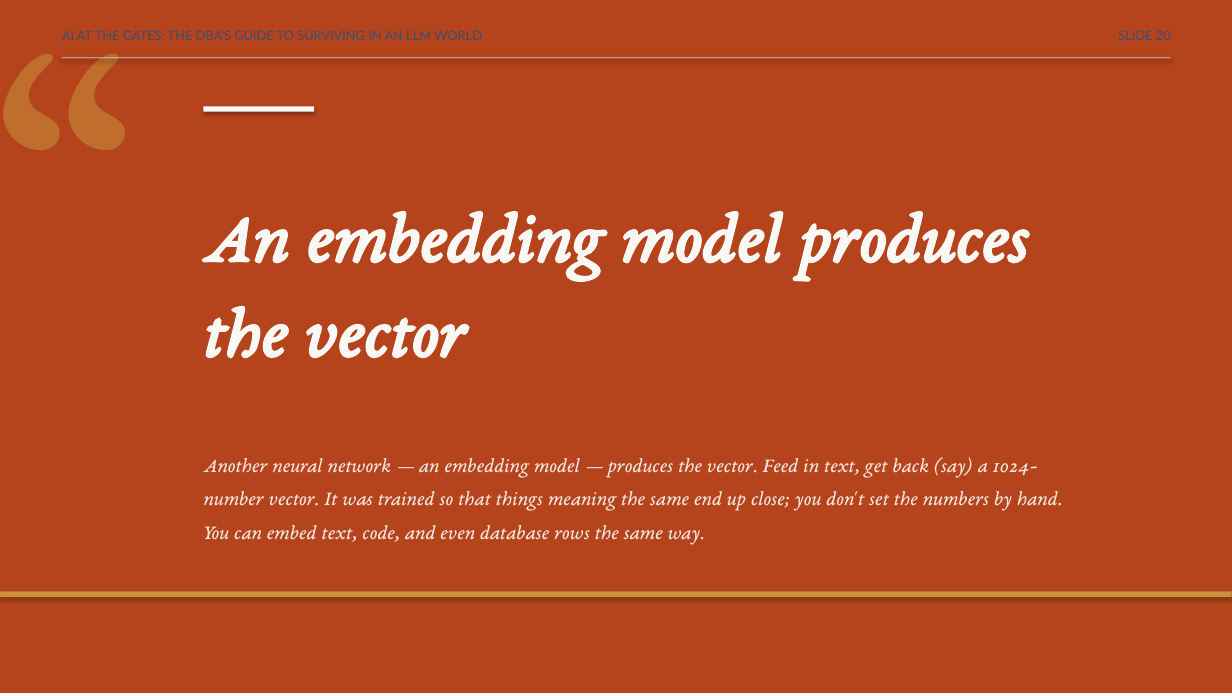
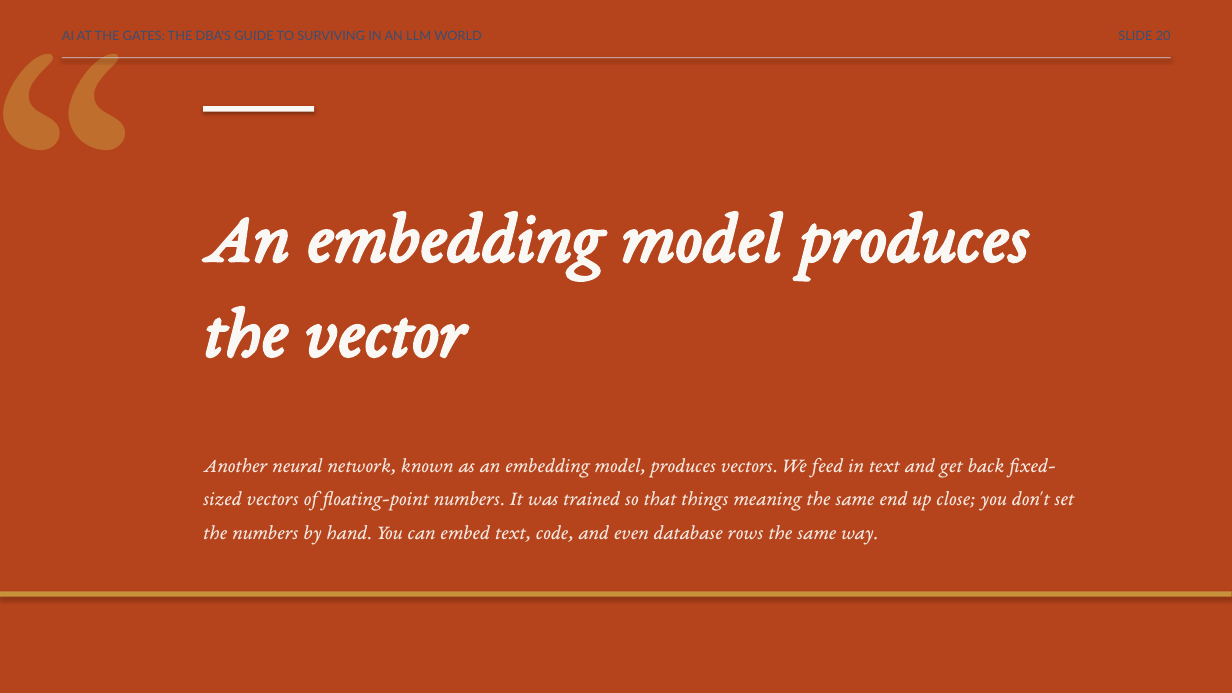
Before and after one commit to feaselkl/AI-at-the-Gates, a slide deck: slide 21 of slides/scenic-city-aigates-precon.pptx (slide 20 before the commit). Drawn at 1232x693 pixels with LibreOffice and Linux fonts; fonts in the diff are those of the drawing. Boxes give left, top, right and bottom in pixels: in the first picture for what was removed or moved away, otherwise in the second. Text is boxed around its words. In the diff, an @@ line names an element or a change of style, - is before the commit and + after.

```diff
--- a/slides/scenic-city-aigates-precon.pptx
+++ b/slides/scenic-city-aigates-precon.pptx
@@ text "“" rewrapped from [0,0,407,333] to [0,0,407,363] @@
@@ text at [203,458,1074,545]: text changed @@
-Another neural network — an embedding model — produces the vector. Feed in text, get back (say) a 1024-number vector. It was trained so that things meaning the same end up close; you don't set the numbers by hand. You can embed text, code, and even database rows the same way.
+Another neural network, known as an embedding model, produces vectors. We feed in text and get back fixed-sized vectors of floating-point numbers. It was trained so that things meaning the same end up close; you don't set the numbers by hand. You can embed text, code, and even database rows the same way.
```
Also in this commit, not shown: 109 other slides changed, 1 slide added, 1 slide removed.
